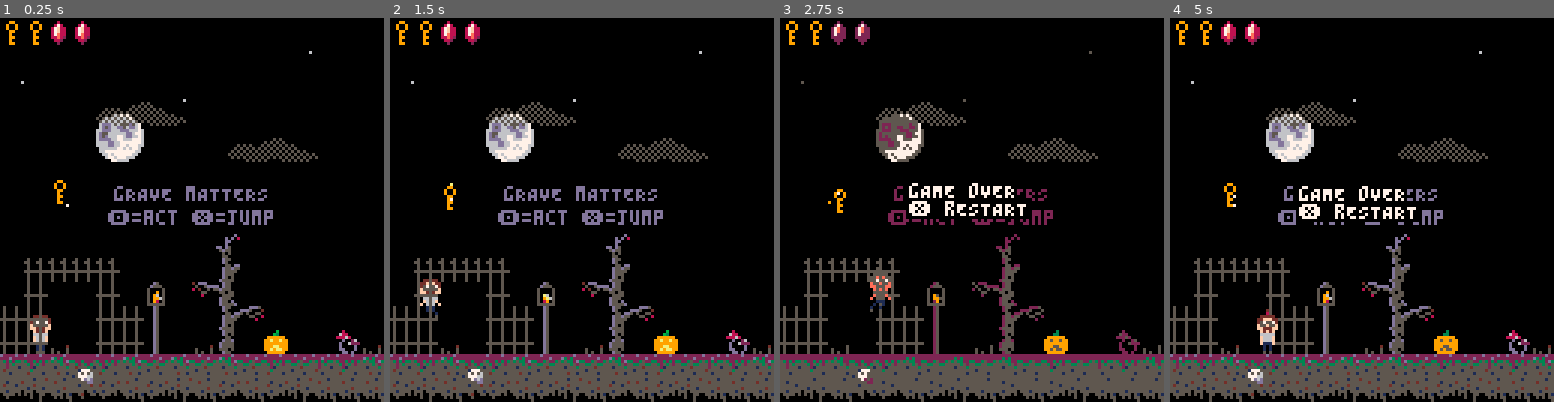
Above: before the commit, frames 1-4 (left to right).
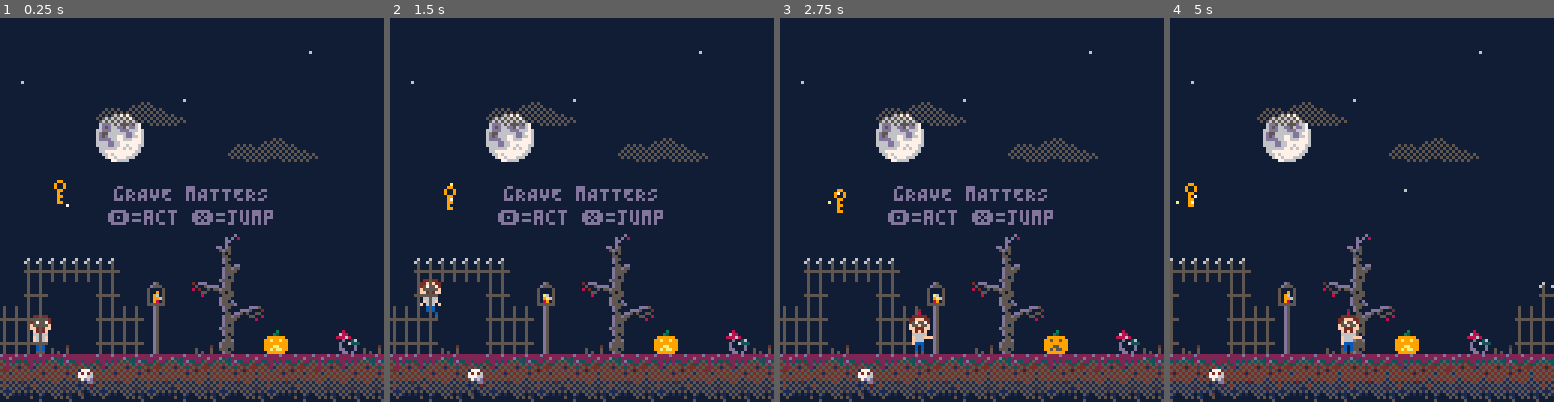
Above: after the commit, the same moments.

Repository: kallanreed/pico8_games
Game: PICO-8 cartridge grave.p8
The game is run twice, just before and just after one commit, with the same random seed, the same clock (stepped at 60 frames per second) and the same inputs.
Inputs:
- Up to frame 1 (0.25 s): no input
- Up to frame 2 (1.5 s): tap X (X key) at 0.33, 1.07 s; tap O (Z key) at 0.7 s
- Up to frame 3 (2.75 s): hold Right 1.6-2.1 s; tap O (Z key) at 1.7, 2.1, 2.5 s; tap X (X key) at 1.85 s; hold Up 2.15-2.42 s; hold Right from 2.47 s (still down)
- Up to frame 4 (5 s): tap O (Z key) every 0.4 s from 2.9 to 4.9 s; tap X (X key) at 2.97, 4.08 s; release Right at 3.03 s; hold Left 3.08-3.58 s; hold Right 4.02-4.68 s; hold Up from 4.73 s (still down)

The runs differ from the first frame. In frame 1, 86% of the frame differs, in the area x 0-100%, y 0-100%; in frame 2, 86%; in frame 3, 89%; in frame 4, 95%.

Commit message:
death, new palette, more music

Diff:
--- a/grave.p8
+++ b/grave.p8
@@ -34,7 +34,7 @@
 -- make key at map x,y
 function key_collectible(x,y)
  local fn=function(my)
-  plr.items.key+=1
+  add(plr.items, "key")
   sfx(14)
   del(gen, my.sparkler)
  end
@@ -46,7 +46,7 @@
 -- make gem at map x,y
 function gem_collectible(x,y)
  local fn=function(my)
-  plr.items.gem+=1
+  add(plr.items, "gem")
   sfx(14)
   del(gen, my.sparkler)
  end
@@ -58,8 +58,11 @@
 
 -- make door at map x,y interactive
 function locked_door(x,y)
+ -- ensure door placed
+ mset(x,y-1,87)
+ mset(x,y,103)
  local fn=function(my)
-  if plr.items.key<1 then
+  if not plr:has("key") then
    sfx(13) -- fail
    del_after(3, drawable,
     add(drawable,
@@ -73,7 +76,7 @@
    -- remove trigger
    del(inter, my)
    -- consume key
-   plr.items.key-=1
+   del(plr.items, "key")
   end
  end
  return interactive(x*8,y*8,8,8,fn)
@@ -83,7 +86,7 @@
 function gem_ghost(x,y)
  local fn=function(my)
   sfx(9)
-  if plr.items.gem<1 then
+  if not plr:has("gem") then
    del_after(3, drawable,
     add(drawable,
      sprite(62,my.ghst.x,my.ghst.y-10)
@@ -92,7 +95,7 @@
    -- remove trigger
    del(inter, my)
    -- consume gem
-   plr.items.gem-=1
+   del(plr.items, "gem")
    -- fade
    my.ghst.sp=32
    del_after(1,drawable,my.ghst)
@@ -330,10 +333,15 @@
 
  game={
   game_over=
-   text(64,56,"\#0gAME oVER\n❎ rESTART")
+   text(64,56,"\#0gAME oVER")
     :add_mod(jitter(),cam_rel()),
+  x_to_restart=
+   text(64,70,"\#0❎ rESTART")
+    :add_mod(cam_rel()),
   over=false,
-  ani=0, fade=0
+  ani=0, fade=0,
+  faded=false,
+  black=129,
  }
 
  -- player state
@@ -350,10 +358,10 @@
   landed=true,
   grabbing=false, gt=0,
   ani=0,
-  items={
-   key=2,
-   gem=2
-  }
+  items={},
+  has=function(my, it)
+   return count(my.items, it)>0
+  end
  }
 
  -- stars, moon, and clouds
@@ -474,16 +482,21 @@
   plr.dx=0
  end
 
+ -- check for death
+ -- todo: better hitboxes
+ -- for sprites
+ if collide(plr,⬇️,4) then
+  player_die()
+ end
 end
 
 function _update()
  if game.over
+ and game.faded
  and btn(❎) then
   _init()
   return
  end
-
- if (btnp(⬆️)) player_die()
 
  player_update()
 
@@ -502,6 +515,8 @@
  game.over=true
  plr.dead=true
  plr.walking=false
+ sfx(15)
+ game.black=0
 end
 -->8
 -- draw
@@ -538,7 +553,7 @@
 
 function fade()
  if t()-game.ani<.15
- or game.fade>7 then
+ or game.faded then
   return
  end
 
@@ -549,6 +564,7 @@
 
  game.ani=t()
  game.fade+=1
+ game.faded=game.fade>7
 end
 
 -- main draw loop
@@ -573,25 +589,25 @@
 -- end
 
  -- collected items
- local item=0
- for k,v in pairs(plr.items) do
-  for i=1,v do
+ for i=1,#plr.items do
    local sp=0
-   if (k=="key") sp=57
-   if (k=="gem") sp=59
-   spr(sp,item*8+cam_x,1)
-   item+=1
-  end
+   local it=plr.items[i]
+   if (it=="key") sp=57
+   if (it=="gem") sp=59
+   spr(sp,(i-1)*8+cam_x,1)
  end
 
  if game.over then
   fade()
   game.game_over:draw()
+  if (game.faded) game.x_to_restart:draw()
  end
 
 -- rect(x1r,y1r,x2r,y2r,7)
 
- pal({1,2,3,132,5,6,7,136,9,135,139,140,13,142,15},1)
+ pal({1,2,131,132,5,6,7,136,
+  9,135,3,140,13,142,15,
+  game.black},1)
 end
 -->8
 -- collision
@@ -932,7 +948,7 @@
 
 
 __gff__
-0000000000000000000000000000000000000000000000000000000020002000000222202000000000000000002020000000202020000000200200002000000020202020a0a080800000000000000000202020202022008000000000000000000000000000020080000000000000000000000000000000000000000000000000
+0000000000000000000000000000000000000000000000000000000020002000000222202000000000000000002020000000202020000000200200002000000020202020a0a080800000000000000000202020202022208000000000000000000000000000020080100000000000000000000000000000000000000000000000
 0000000000000000000000000000000000000000000000000000000000000000000000000000000000000000000000000000000000000000000000000000000000000000000000000000000000000000000000000000000000000000000000000000000000000000000000000000000000000000000000000000000000000000
 __map__
 0000000000000000000000000000000000000000000000000000000000000000000000000000000000000000000000000000000000000000000000000000000000000000000000000000000000000000000000000000000000000000000000000000000000000000000000000000000000000000000000000000000000000000
@@ -942,13 +958,13 @@
 0000000000000000000000000000000000000000000000000000000000000000000000000000000000000000000000000000000000000000000000000000000000000000000000000000000000000000000000000000000000000000000000000000000000000000000000000000000000000000000000000000000000000000
 0000000000000000000000000000000000000000000000000000000000000000000000000000000000000000000000000044450000000000000000000000000000000000000000000000000000000000000000000000000000000000000000000000000000000000000000000000000000000000000000000000000000000000
 0000000000000000000000000000000000000000000000000000000000000000000000000000000000000000001c00000060620000000000004454450000000000000000000000000000000000000000000000000000000000000000000000000000000000000000000000000000000000000000000000000000000000000000
-0000000000000000000000000000000000000000000000000000000000000000000000000000000000000000002c2d000000000000444500006064600000000000000000000000000000000000000000000000000000000000000000000000000000000000000000000000000000000000000000000000000000000000000000
+0000000000000000000000000000000000000000000000000000000000000000000000000000000000000000002c1e000000000000444500006064600000000000000000000000000000000000000000000000000000000000000000000000000000000000000000000000000000000000000000000000000000000000000000
 00000000000000000000000000000000000000000000000000000000000000001c00004800000000000000002e3d00000000000000606200000000000000000000000000000000000000000000000000000000000000000000000000000000000000000000000000000000000000000000000000000000000000000000000000
 0000000000000000001c000000000000000000000000000000000000000000003d0044434500000000000000001d00000000000000000000000000000000000000000000000000000000000000000000000000000000000000000000000000000000000000000000000000000000000000000000000000000000000000000000
 0055555555000000002c000000000000000000000000000000000000000000002c1e616263001c0000234800002c2d000000000000000000000000000000000000000000000000000000000000000000000000000000000000000000000000000000000000000000000000000000000000000000000000000000000000000000
 00650000660033003c3d0000000000000055555500000000000000000000003c3d00000000001d0044414041453d00000000000000000000000000000000000000000000000000000000000000000000000000000000000000000000000000000000000000000000000000000000000000000000000000000000000000000000
-6565000066662700002c1e0000000000656557666600000000000000000000002c000000003c3d0046505350504145000000000000686868686868686800000000000000000000000000000000000000000000000000000000000000000000000000000000000000000000000000000000000000000000000000000000000000
-6565480066662700481d002300001a486565676666002221004800323100003c3d003248001a2c1e465150505052470022210048444240414240424143450000000000481a00000000000000481a00000000000000481a00000000000000481a0000000000000000000000000000000000000000000000000000000000000000
+6565000066662700002c1e0000000000656557666600000000000000000000001d000000003c3d0046505350504145000000000000686868686868686800000000000000000000000000000000000000000000000000000000000000000000000000000000000000000000000000000000000000000000000000000000000000
+6565480066662700481d002300001a486565676666002221004800323100002e3d003248001a2c1e465150505052470022210048444240414240424143450000000000481a00000000000000481a00000000000000481a00000000000000481a0000000000000000000000000000000000000000000000000000000000000000
 4043425443424142414241434140434241424241404243544142414243424143414042414042414350505250525052434143404152515252535050505251404341424041544043414240434041544043414240434041544043414240434041544043414240000000000000000000000000000000000000000000000000000000
 6062616460616062616061606261616161606260606362646060616063606160616062606063626060626160636061606062636163606263606362636164606263606361646062636063626361646062636063626361646062636063626361646062636063000000000000000000000000000000000000000000000000000000
 
Not shown, changed: 33 lines of the sprite sheet (__gfx__) section of grave.p8
Not shown, changed: the thumbnail (__label__) section of grave.p8
Not shown, changed: the music (__music__) section of grave.p8
Not shown, changed: the sound effects (__sfx__) section of grave.p8
